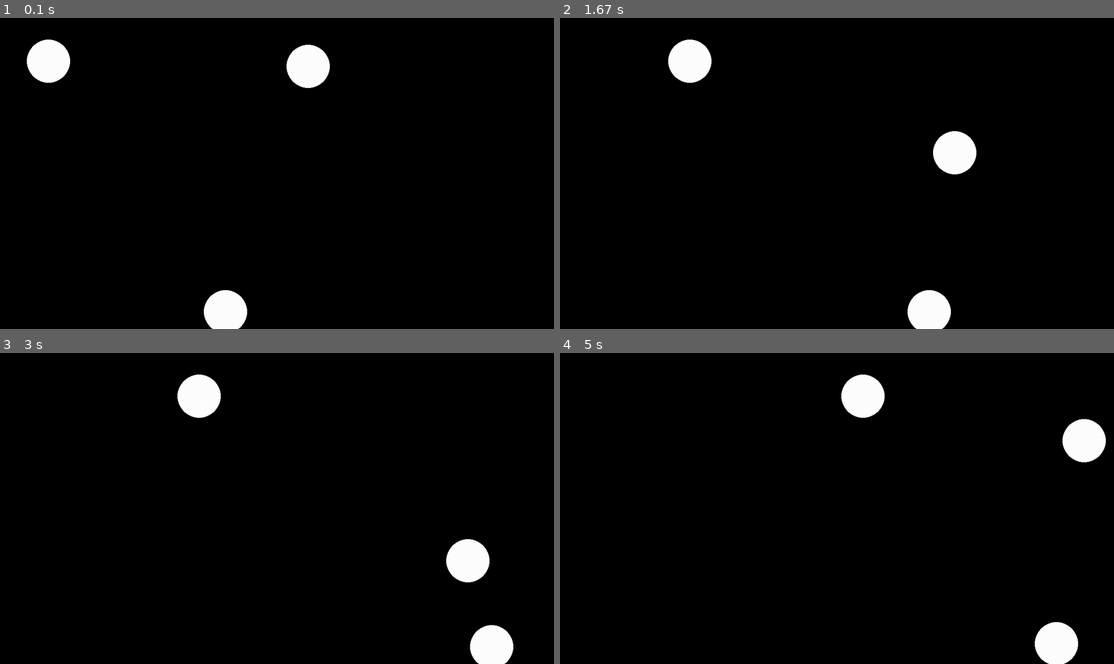
Above: before the commit, frames 1-4 (two rows, left to right).
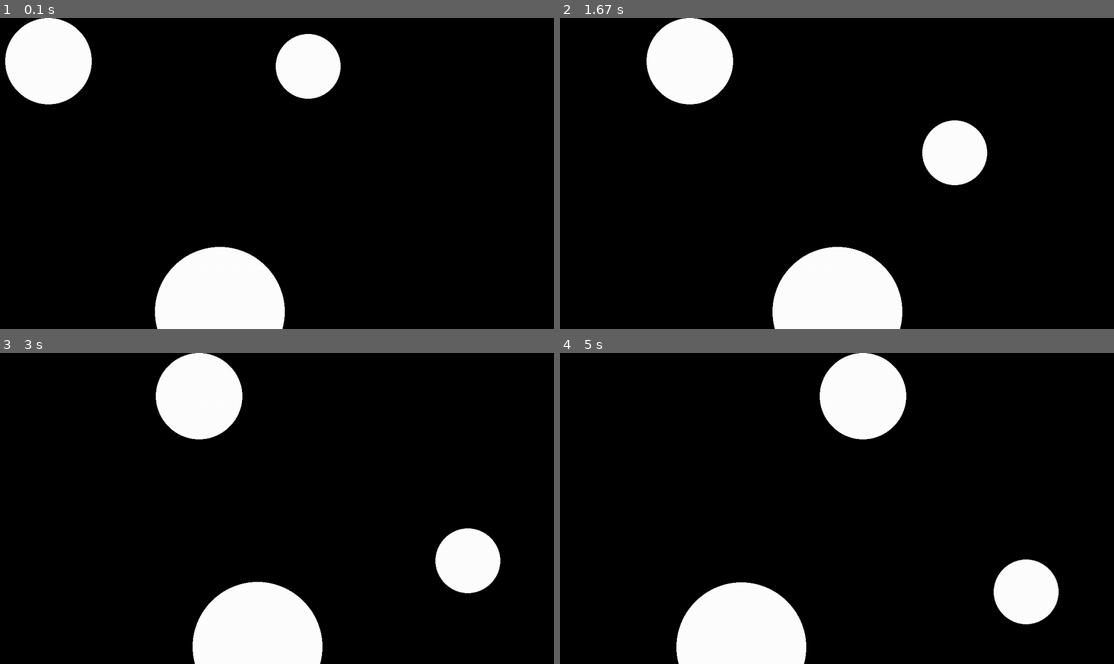
Above: after the commit, the same moments.

Repository: cekmop-npu3/Pygame
Game: pygame game, started from billiard.py
Same seed, same stepped clock (60 frames per second), same inputs: the game is played once before the commit and once after it.
Inputs:
- Up to frame 1 (0.1 s): no input
- Up to frame 2 (1.67 s): tap Tab at 0.33 s
- Up to frame 3 (3 s): no input
- Up to frame 4 (5 s): no input

The runs differ from the first frame. In frame 1, 8.1% of the frame differs, in the area x 0-62%, y 0-100%; in frame 2, 9.7%; in frame 3, 9.7%; in frame 4, 11%, in the area x 21-99%, y 0-100%.

Commit message:
Add files via upload

Diff:
--- a/billiard.py
+++ b/billiard.py
@@ -7,44 +7,63 @@
 
 
 class Vector:
-    def __init__(self, end_pos: tuple[float, float], start_pos: tuple[float, float] = (.0, .0)):
+    def __init__(self, end_pos: list[float, float], start_pos: list[float, float] = (.0, .0)):
         self.start_pos = start_pos
         self.end_pos = end_pos
         self.length = dist(self.end_pos, self.start_pos)
 
     def normalize(self) -> Vector:
         return Vector(
-            end_pos=(
+            end_pos=[
                 (self.end_pos[0] - self.start_pos[0]) / self.length,
                 (self.end_pos[1] - self.start_pos[1]) / self.length
-            )
+            ]
+        )
+
+    def _add(self, other: Vector) -> Vector:
+        return Vector(
+            end_pos=[
+                self.end_pos[0] + other.end_pos[0],
+                self.end_pos[1] + other.end_pos[1]
+            ]
+        )
+
+    @staticmethod
+    def _sub(vec1: Vector, vec2: Vector) -> Vector:
+        return Vector(
+            end_pos=[
+                vec1.end_pos[0] - vec2.end_pos[0],
+                vec1.end_pos[1] - vec2.end_pos[1]
+            ]
+        )
+
+    def _mul(self, other: Union[Vector, float]) -> Union[Vector, float]:
+        return self.end_pos[0] * other.end_pos[0] + self.end_pos[1] * other.end_pos[1] if isinstance(other, Vector) else Vector(
+            end_pos=[
+                self.end_pos[0] * other, self.end_pos[1] * other
+            ]
         )
 
     def __repr__(self):
         return f'Vector({self.length=}, {self.end_pos=}, {self.start_pos=})'
 
     def __mul__(self, other: Union[Vector, float]) -> Union[Vector, float]:
-        return self.end_pos[0] * other.end_pos[0] + self.end_pos[1] * self.end_pos[1] if isinstance(other, Vector) else Vector(
-            end_pos=(
-                self.end_pos[0] * other, self.end_pos[1] * other
-            )
-        )
+        return self._mul(other)
+
+    def __rmul__(self, other: Union[Vector, float]) -> Union[Vector, float]:
+        return self._mul(other)
 
     def __sub__(self, other: Vector) -> Vector:
-        return Vector(
-            end_pos=(
-                self.end_pos[0] - self.end_pos[0],
-                self.end_pos[1] - self.end_pos[1]
-            )
-        )
+        return self._sub(self, other)
+
+    def __rsub__(self, other: Vector) -> Vector:
+        return self._sub(other, self)
 
     def __add__(self, other: Vector) -> Vector:
-        return Vector(
-            end_pos=(
-                self.end_pos[0] + self.end_pos[0],
-                self.end_pos[1] + self.end_pos[1]
-            )
-        )
+        return self._add(other)
+
+    def __radd__(self, other: Vector) -> Vector:
+        return self._add(other)
 
 
 class Ball:
@@ -62,50 +81,44 @@
         self.x = center[0]
         self.y = center[1]
         self.radius = radius
-        self.angle = angle
-        self.mass = 50
+        self.mass = radius
         self.color = color
         self.width = width
-        self.velocity = velocity
-        self.velocity_x = cos(radians(self.angle))
-        self.velocity_y = sin(radians(self.angle))
-        self.vector = Vector(end_pos=(self.velocity * self.velocity_x, self.velocity * self.velocity_y))
+        self.vector = Vector(end_pos=[velocity * cos(radians(angle)), velocity * sin(radians(angle))])
 
     @staticmethod
     def _calculate_velocity(ball: Ball, other: Ball) -> Vector:
-        unit_normal = Vector(start_pos=(ball.x, ball.y), end_pos=(other.x, other.y)).normalize()
-        unit_tangent = Vector(end_pos=(-unit_normal.end_pos[1], unit_normal.end_pos[0]))
-        return (unit_normal * ((unit_normal * ball.vector * (ball.mass - other.mass) + other.vector * unit_normal * 2 * other.mass) / ball.mass + other.mass) + ball.vector * (unit_tangent * unit_tangent)).normalize() * -1
+        unit_normal = Vector(start_pos=[ball.x, ball.y], end_pos=[other.x, other.y]).normalize()
+        unit_tangent = Vector(end_pos=[-unit_normal.end_pos[1], unit_normal.end_pos[0]])
+        return ((unit_normal * ball.vector * (ball.mass - other.mass) + 2 * other.mass * unit_normal * other.vector) / (ball.mass + other.mass)) * unit_normal + unit_tangent * ball.vector * unit_tangent
 
     def collision(self, other: Ball):
         if dist([self.x, self.y], [other.x, other.y]) <= self.radius + other.radius:
             vec1 = self._calculate_velocity(self, other)
             vec2 = self._calculate_velocity(other, self)
-            self.velocity, other.velocity = other.velocity, self.velocity
-            self.velocity_x, self.velocity_y = vec1.end_pos[0], vec1.end_pos[1]
-            other.velocity_x, other.velocity_y = vec2.end_pos[0], vec2.end_pos[1]
+            self.vector, other.vector = vec1, vec2
 
     def update(self):
         if self.x + self.radius > self._window.get_width() or self.x - self.radius < 0:
-            self.velocity_x *= -1
+            self.vector.end_pos[0] *= -1
         if self.y + self.radius > self._window.get_height() or self.y - self.radius < 0:
-            self.velocity_y *= -1
-        self.x += self.velocity * self.velocity_x
-        self.y += self.velocity * self.velocity_y
+            self.vector.end_pos[1] *= -1
+        self.x += self.vector.end_pos[0]
+        self.y += self.vector.end_pos[1]
         pygame.draw.circle(self._window, color=self.color, center=(self.x, self.y), radius=self.radius,
                            width=self.width)
 
     def x_ray(self):
         pygame.draw.line(self._window, color=(100, 100, 255), start_pos=(self.x, self.y), end_pos=(
-            self.x + 100 * self.velocity_x,
-            self.y + 100 * self.velocity_y),
+            self.x + 30 * self.vector.end_pos[0],
+            self.y + 30 * self.vector.end_pos[1]),
                          width=5)
         pygame.draw.line(self._window, color=(100, 255, 100), start_pos=(self.x, self.y), end_pos=(
             self.x,
-            self.y + 100 * self.velocity_y),
+            self.y + 30 * self.vector.end_pos[1]),
                          width=5)
         pygame.draw.line(self._window, color=(255, 100, 100), start_pos=(self.x, self.y), end_pos=(
-            self.x + 100 * self.velocity_x,
+            self.x + 30 * self.vector.end_pos[0],
             self.y), width=5)
 
 
@@ -115,14 +128,14 @@
         pygame.display.set_caption(title)
         self.clock = pygame.time.Clock()
         self.balls = [
-            Ball(self.window, (500, 680), 50, 5, 45),
-            Ball(self.window, (700, 100), 50, 3, 45),
-            Ball(self.window, (100, 100), 50, 2, 0),
-            Ball(self.window, (1000, 800), 50, 5, 0),
-            Ball(self.window, (1500, 900), 50, 5, 15),
-            Ball(self.window, (1200, 800), 50, 5, 360),
+            Ball(self.window, (500, 680), 150, 2, 45),
+            Ball(self.window, (700, 100), 75, 3, 45),
+            Ball(self.window, (100, 100), 100, 2, 0),
+            Ball(self.window, (1000, 800), 25, 5, 0),
+            Ball(self.window, (1500, 900), 150, 5, 15),
+            Ball(self.window, (1200, 800), 25, 5, 360),
             Ball(self.window, (1300, 800), 50, 5, 75),
-            Ball(self.window, (1000, 900), 50, 5, 94)
+            Ball(self.window, (1000, 900), 25, 5, 94)
         ]
 
     def update(self):
